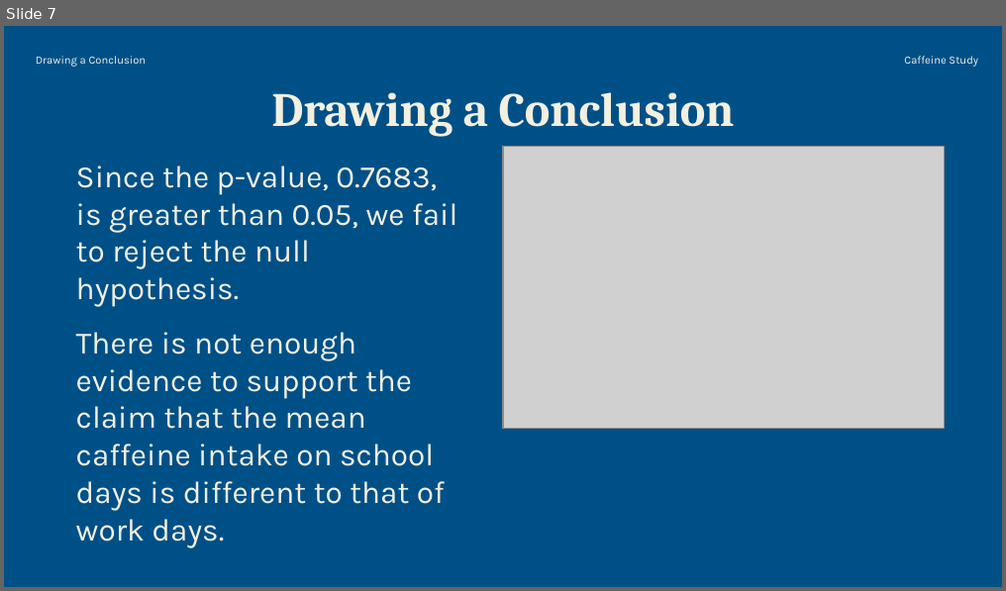
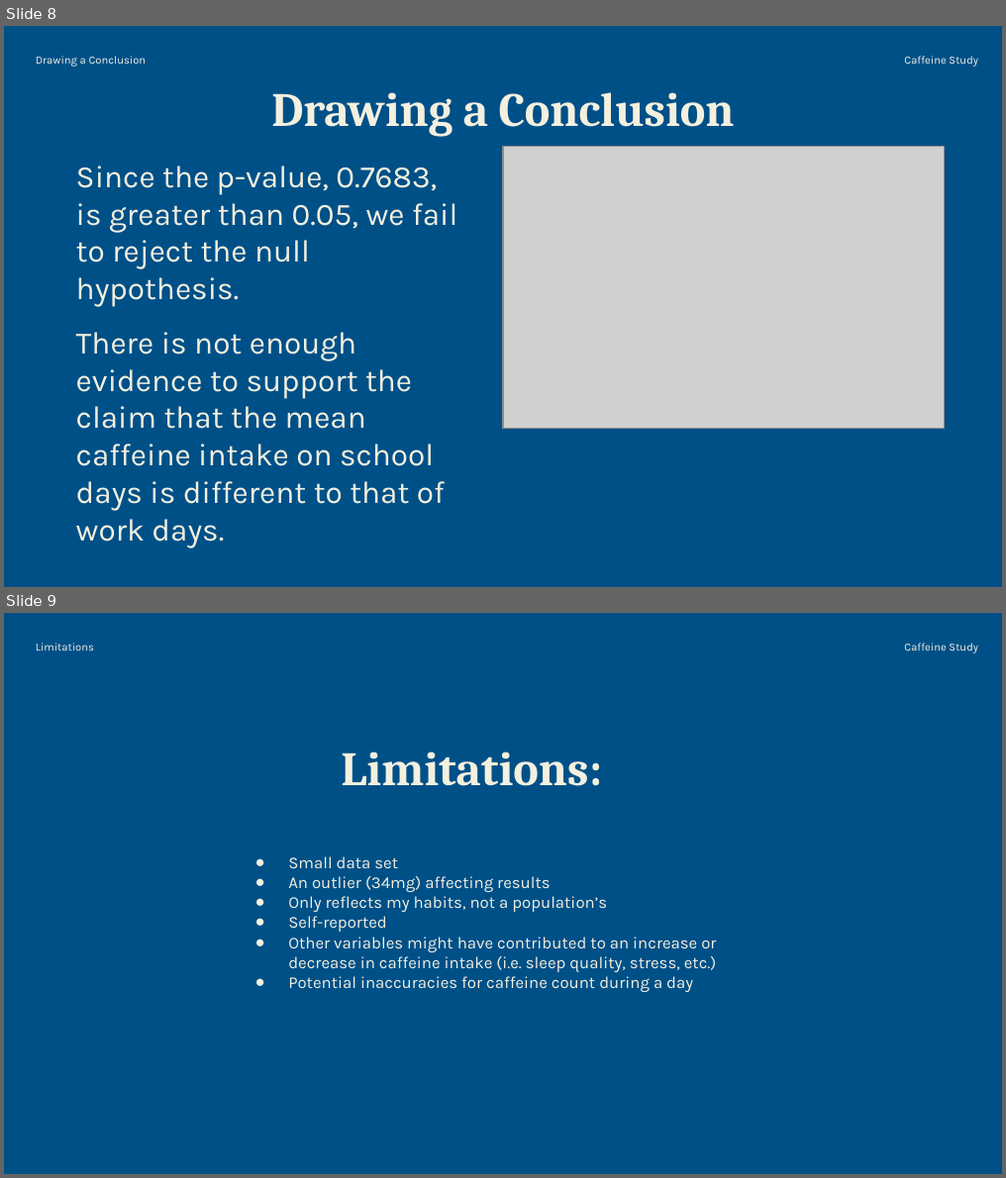
Before and after one commit to Blake-Dee/DATA, a slide deck: Caffeine Intake Analysis.pptx. Shown one above the other, each under a label of ours: slide 7 before the commit, slides 8 and 9 after it. The pictures are 1006x591 and 1006x1178 pixels, drawn with LibreOffice and Linux fonts; fonts in the diff are those of the drawing; grey boxes stand for pictures. Boxes give left, top, right and bottom in pixels: in the first picture for what was removed or moved away, otherwise in the second. Text is boxed around its words. In the diff, an @@ line names an element or a change of style, - is before the commit and + after.

```diff
--- a/Caffeine Intake Analysis.pptx
+++ b/Caffeine Intake Analysis.pptx
@@ slide 9 added at [4, 613, 1002, 1174], background #005088 @@
@@ text added at [36, 643, 94, 651], 8 pt, text #F3F0DF @@
+Limitations
@@ text added at [904, 643, 978, 654], 8 pt, text #F3F0DF @@
+Caffeine Study
@@ title added at [341, 752, 602, 786], 34.5 pt, text #F3F0DF, bold @@
+Limitations:
@@ text added at [288, 857, 717, 992], 12 pt, text #F3F0DF @@
+● Small data set
+● An outlier (34mg) affecting results
+● Only reflects my habits, not a population’s
+● Self-reported
+● Other variables might have contributed to an increase or decrease in caffeine intake (i.e. sleep quality, stress, etc.)
+● Potential inaccuracies for caffeine count during a day
@@ what was slide 7 is now slide 8 @@
```
Also in this commit, not shown: 1 slide changed, 2 other slides added.
